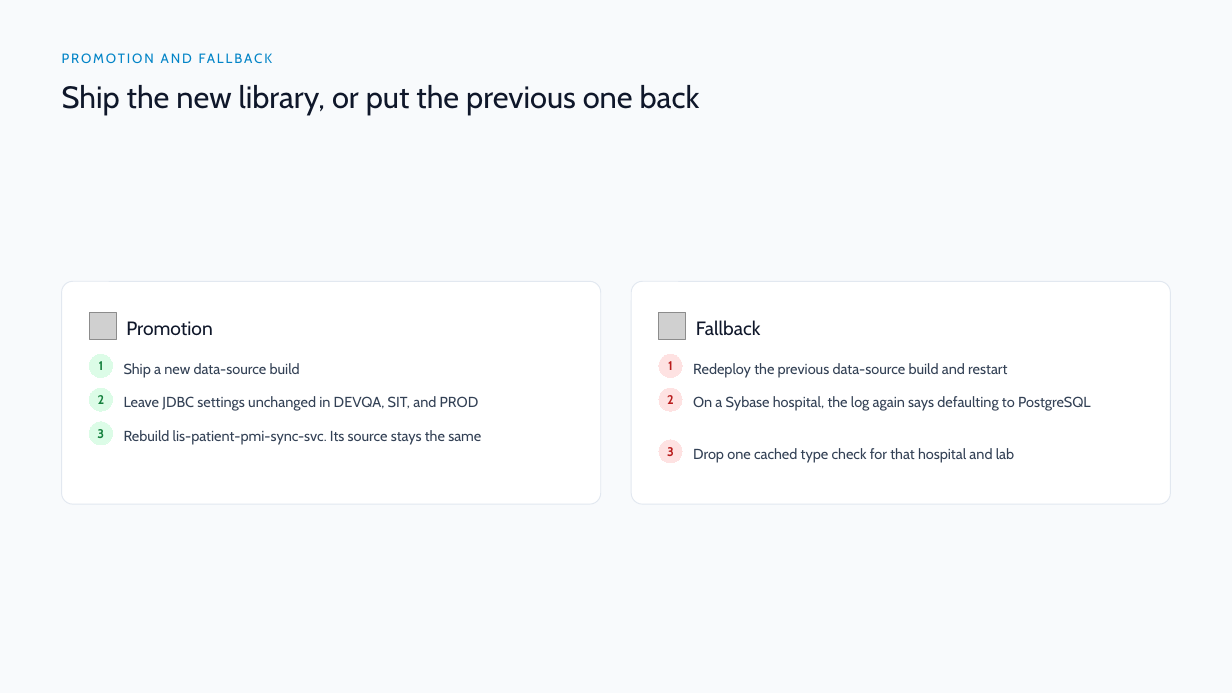
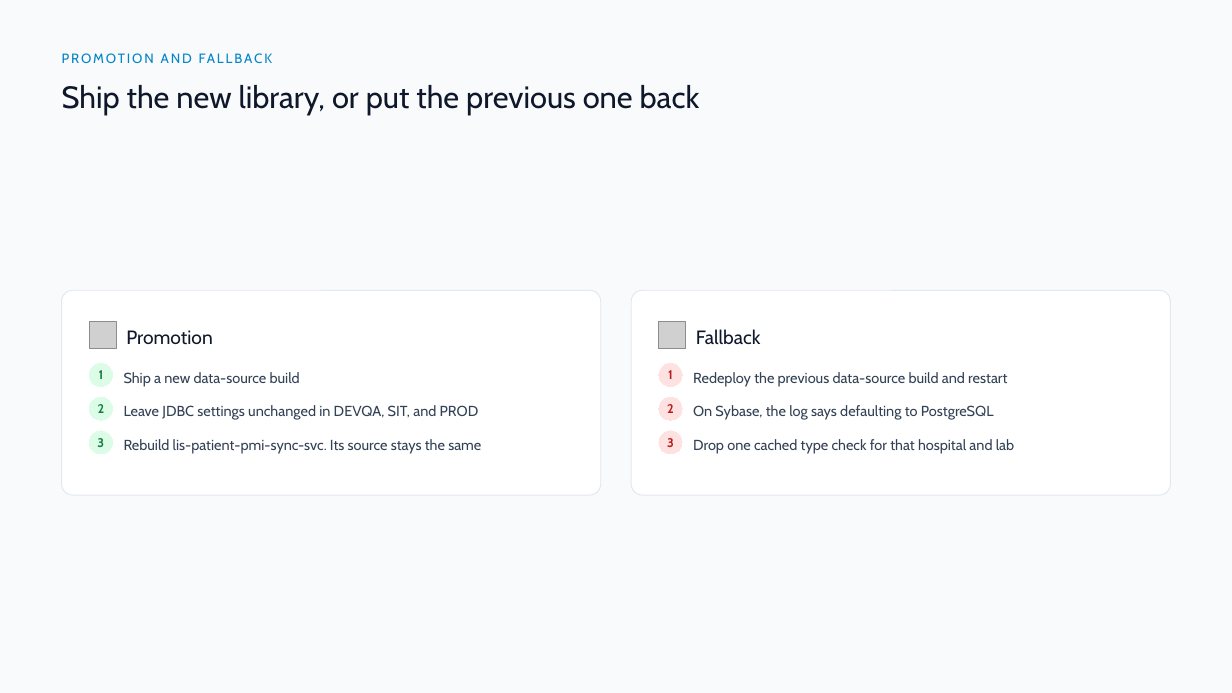
Before and after one commit to DragonChong/HA-Notes, a slide deck: slide 6 of SDLC/Projects/TMP-oracle-route-lookup — Oracle route lookup/assets/Oracle route lookup.pptx. Drawn at 1232x693 pixels with LibreOffice and Linux fonts; fonts in the diff are those of the drawing; grey boxes stand for pictures. Boxes give left, top, right and bottom in pixels: in the first picture for what was removed or moved away, otherwise in the second. Text is boxed around its words. In the diff, an @@ line names an element or a change of style, - is before the commit and + after.

```diff
--- a/SDLC/Projects/TMP-oracle-route-lookup — Oracle route lookup/assets/Oracle route lookup.pptx
+++ b/SDLC/Projects/TMP-oracle-route-lookup — Oracle route lookup/assets/Oracle route lookup.pptx
@@ rounded rectangle: place and size @@
-rounded rectangle at bbox=[62, 281, 601, 504]
+rounded rectangle at bbox=[62, 290, 601, 495]
@@ rounded rectangle at bbox=[62, 290, 601, 495]: proportions changed @@
@@ rounded rectangle at bbox=[631, 290, 1170, 495]: proportions changed @@
@@ rounded rectangle: place and size @@
-rounded rectangle at bbox=[631, 281, 1170, 504]
+rounded rectangle at bbox=[631, 290, 1170, 495]
@@ 6 texts, 5 ellipses, 2 pictures: place and size @@
-6 texts, 5 ellipses, 2 pictures at bbox=[90, 312, 1007, 445]
+6 texts, 5 ellipses, 2 pictures at bbox=[90, 322, 1007, 454]
@@ text at bbox=[693, 405, 994, 420]: text changed @@
-On a Sybase hospital, the log again says defaulting to PostgreSQL
+On Sybase, the log says defaulting to PostgreSQL
@@ ellipse "3": place and size @@
-ellipse "3" at bbox=[659, 440, 682, 463]
+ellipse "3" at bbox=[659, 431, 682, 454]
@@ text "Drop one cached type check ...": place and size @@
-text "Drop one cached type check ..." at bbox=[693, 448, 1014, 463]
+text "Drop one cached type check ..." at bbox=[693, 439, 1014, 454]
```
Also in this commit, not shown: 1 slide added, 3 slides removed, 5 other files.
